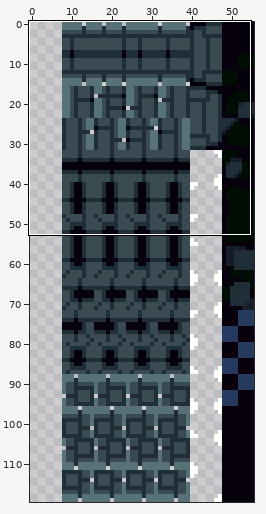
One commit to this sprite sheet: sprites/spr_nexus_foreground_tileset_1/edfb4a30-14fc-408e-8716-15761f76d7bc.png. The first picture is a wide view before the edit; the outline marks the close-up.
Close-up. Earlier state:
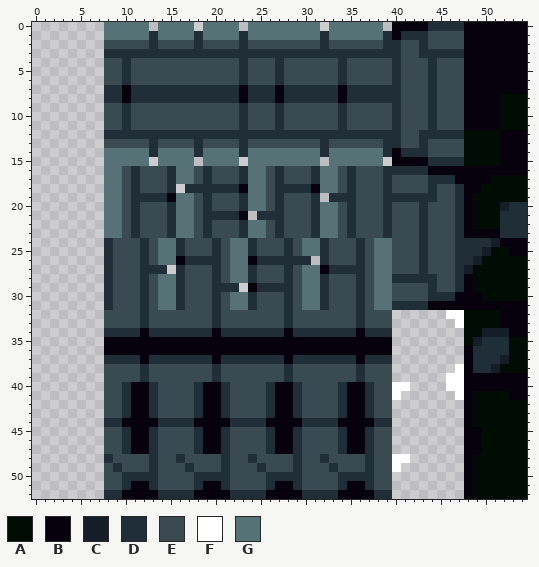
The file is 56x120 pixels. Shown: x 0..54, y 0..52. The commit also changed other parts of the picture, which this record leaves out.
Palette (. is transparent): A #010c04  B #06010c  C #151d28  D #202e37  E #394a50  F #ffffff  G #577277
Pixels before (only the part around the change), first column x 0:
 0 ........GGGGG.GGGG.GGGG.GGGGGGGG.GGGGGG.BBBBDDDDBBBBBBB
 1 ........GGGGGDGGGGDGGGGDGGGGGGGGDGGGGGGDBDDDEEEEBBBBBBB
 2 ........EEEEEDEEEEDEEEEDEEEEEEEEDEEEEEEDDEEDEEEEBBBBBBB
 3 ........DDDDDDDDDDDDDDDDDDDDDDDDDDDDDDDDDEEDDDDDBBBBBBB
 4 ........EEDEEEEEEEEEEEEDEEEDEEEEEEDEEEEEDEEEDEEEBBBBBBB
 5 ........EEDEEEEEEEEEEEEDEEEDEEEEEEDEEEEEDEEEDEEEBBBBBBB
 6 ........EEDEEEEEEEEEEEEDEEEDEEEEEEDEEEEEDEEEDEEEBBBBBBB
 7 ........DDBDDDDDDDDDDDDBDDDBDDDDDDBDDDDDDEEEDEEEBBBBBBB
 8 ........DDBDDDDDDDDDDDDBDDDBDDDDDDBDDDDDDEEEDEEEBBBBAAA
 9 ........EEDEEEEEEEEEEEEDEEEDEEEEEEDEEEEEDEEEDEEEBBBBAAA
10 ........EEDEEEEEEEEEEEEDEEEDEEEEEEDEEEEEDEEEDEEEBBBBAAA
11 ........EEDEEEEEEEEEEEEDEEEDEEEEEEDEEEEEDEEEDEEEBBBBAAA
12 ........DDDDDDDDDDDDDDDDDDDDDDDDDDDDDDDDDEEDDDDDAAAABBB
13 ........EEEEEDEEEEDEEEEDEEEEEEEEDEEEEEEDDEEDEEEEAAAABBB
14 ........GGGGGDGGGGDGGGGDGGGGGGGGDGGGGGGDBDDDEEEEAAAABBB
15 ........GGGGG.GGGG.GGGG.GGGGGGGG.GGGGGG.BBBBDDDDAAAABBB
16 ........GGEDEEEDGGEDEEEDGGEDEEEDGGEDEEEDDDDDBBBBBBBBBBB
17 ........GGEDEEEDGGEDEEEDGGEDEEEDGGEDEEEDEEEEDDDBBBBAAAA
18 ........GGEDEEED.DDDDDDBGGEDDDDBGGEDEEEDEEEEDEEDBBAAAAA
19 ........GGEDDDDBGGEDEEEDGGEDEEED.DDDEEEDDDDDDEEDBAAAAAA
20 ........GGEDEEEDGGEDEEEDGGEDEEEDGGEDEEEDEEEDEEEDBAAACDD
21 ........GGEDEEEDGGEDDDDB.DDDEEEDGGEDEEEDEEEDEEEDBAAADDD
22 ........GGEDEEEDGGEDEEEDGGEDEEEDGGEDEEEDEEEDEEEDBAAADDD
23 ........GGEDEEEDGGEDEEEDGGEDEEEDGGEDEEEDEEEDEEEDBBBBDDD
24 ........DEEEDEGGDEEEDEGGDEEEDEGGDEEEDEGGEEEDEEEDDDDCBBB
25 ........DEEEDEGGDEEEDEGGDEEEDEGGDEEEDEGGEEEDEEEDDDCAABB
26 ........DEEEDEGGBDDDDEGGBDDDDDD.DEEEDEGGEEEDEEEDDCAAAAA
27 ........DEEEDDD.DEEEDEGGDEEEDEGGBDDDDEGGEEEDEEEDCAAAAAA
28 ........DEEEDEGGDEEEDEGGDEEEDEGGDEEEDEGGDDDDDEEDBAAAAAA
29 ........DEEEDEGGDEEEDDD.BDDDDEGGDEEEDEGGEEEEDEEDBAAAAAA
30 ........DEEEDEGGDEEEDEGGDEEEDEGGDEEEDEGGEEEEDDDBBBAAAAA
31 ........DEEEDEGGDEEEDEGGDEEEDEGGDEEEDEGGDDDDBBBBBBBBBBB
32 ........EEEEDEEEEEEEDEEEEEEEDEEEEEEEDEEE......FFAAAABBB
33 ........EEEEDEEEEEEEDEEEEEEEDEEEEEEEDEEE.......FAAAABBB
34 ........DDDDBDDDDDDDBDDDDDDDBDDDDDDDBDDD........AACCCBB
35 ........BBBBBBBBBBBBBBBBBBBBBBBBBBBBBBBB........ACDDDAA
36 ........BBBBBBBBBBBBBBBBBBBBBBBBBBBBBBBB........BDDDDAA
37 ........DDDDBDDDDDDDBDDDDDDDBDDDDDDDBDDD........BDDDCAA
38 ........EEEEDEEEEEEEDEEEEEEEDEEEEEEEDEEE.......FBDDCAAA
39 ........EEEEDEEEEEEEDEEEEEEEDEEEEEEEDEEE......FFBBBBBBB
40 ........EEDBBDEEEEDBBDEEEEDBBDEEEEDBBDEEFF....FFBBBBBBB
41 ........EEDBBDEEEEDBBDEEEEDBBDEEEEDBBDEEF......FBAAAABB
42 ........EEDBBDEEEEDBBDEEEEDBBDEEEEDBBDEE........BAAAAAA
43 ........EEDBBDEEEEDBBDEEEEDBBDEEEEDBBDEE........BAAAAAA
44 ........DDBBBBDDDDBBBBDDDDBBBBDDDDBBBBDD........BAAAAAA
45 ........EEDBBDEEEEDBBDEEEEDBBDEEEEDBBDEE........BBAAAAA
46 ........EEDBBDEEEEDBBDEEEEDBBDEEEEDBBDEE........BBAAAAA
47 ........EEDBBDEEEEDBBDEEEEDBBDEEEEDBBDEE........BBAAAAA
48 ........DEEEEDEEDEEEEDEEDEEEEDEEDEEEEDEEFF......BAAAAAA
49 ........EDEEEDEEEDEEEDEEEDEEEDEEEDEEEDEEF.......BAAAAAA
50 ........EEDDDDEEEEDDDDEEEEDDDDEEEEDDDDEE........BAAAAAA
51 ........EEDBBDEEEEDBBDEEEEDBBDEEEEDBBDEE........BAAAAAA
52 ........DDBBBBDDDDBBBBDDDDBBBBDDDDBBBBDD........BAAAAAA
Now the later version:
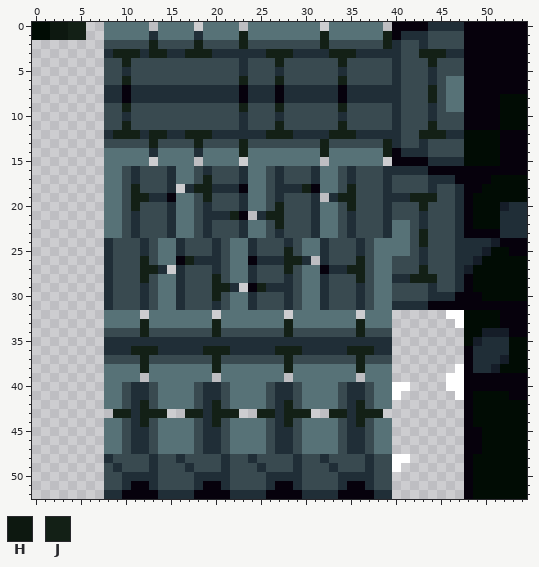
Colours new in this view: H #0d1810  J #132016
Changes in this commit:
y 0: x 0..5 ...... -> AAHHJJ
y 1: x 0..5 ...... -> AAHHJJ; x 23 D -> J; x 32 D -> J; x 39 D -> J
y 2: x 13 D -> J; x 18 D -> J; x 23 D -> J; x 32 D -> J; x 39 D -> J
y 3: x 9..11 DDD -> JJJ; x 13..14 DD -> JJ; x 17..19 DDD -> JJJ; x 26..28 DDD -> JJJ; x 33..35 DDD -> JJJ; x 43..45 DDD -> JJJ
y 4: x 10 D -> J; x 27 D -> J; x 34 D -> J; x 44 D -> J
y 6: x 10 D -> J; x 23 D -> J; x 27 D -> J; x 34 D -> J; x 46..47 EE -> GG
y 7..8: x 44 D -> J; x 46..47 EE -> GG
y 9: x 10 D -> J; x 23 D -> J; x 27 D -> J; x 34 D -> J; x 46..47 EE -> GG
y 11: x 10 D -> J; x 27 D -> J; x 34 D -> J; x 44 D -> J
y 12: x 9..11 DDD -> JJJ; x 13..14 DD -> JJ; x 17..19 DDD -> JJJ; x 26..28 DDD -> JJJ; x 33..35 DDD -> JJJ; x 43..45 DDD -> JJJ
y 13: x 13 D -> J; x 18 D -> J; x 23 D -> J; x 32 D -> J; x 39 D -> J
y 14: x 23 D -> J; x 32 D -> J; x 39 D -> J
y 17: x 19 D -> J
y 18: x 11 D -> J; x 18..19 DD -> JJ; x 30 D -> J; x 35 D -> J
y 19: x 11..12 DD -> JJ; x 19 D -> J; x 34..35 DD -> JJ; x 42..44 DDD -> JJJ
y 20: x 11 D -> J; x 27 D -> J; x 35 D -> J; x 43 D -> J
y 21: x 22 D -> J; x 26..27 DD -> JJ
y 22: x 27 D -> J; x 40..41 EE -> GG
y 23..24: x 40..41 EE -> GG; x 43 D -> J
y 25: x 28 D -> J; x 40..41 EE -> GG
y 26: x 12 D -> J; x 17 D -> J; x 28..29 DD -> JJ; x 36 D -> J
y 27: x 12..13 DD -> JJ; x 28 D -> J; x 35..36 DD -> JJ; x 43 D -> J
y 28: x 12 D -> J; x 20 D -> J; x 36 D -> J; x 42..44 DDD -> JJJ
y 29: x 20..21 DD -> JJ; x 25 D -> J
y 30: x 20 D -> J
y 32: x 8..39 EEEEDEEEEEEEDEEEEEEEDEEEEEEEDEEE -> GGGG.GGGGGGG.GGGGGGG.GGGGGGG.GGG
y 33: x 8..39 EEEEDEEEEEEEDEEEEEEEDEEEEEEEDEEE -> GGGGJGGGGGGGJGGGGGGGJGGGGGGGJGGG
y 34: x 8..39 DDDDBDDDDDDDBDDDDDDDBDDDDDDDBDDD -> EEEEJEEEEEEEJEEEEEEEJEEEEEEEJEEE
y 35: x 8..39 BBBBBBBBBBBBBBBBBBBBBBBBBBBBBBBB -> DDDDDDDDDDDDDDDDDDDDDDDDDDDDDDDD
y 36: x 8..39 BBBBBBBBBBBBBBBBBBBBBBBBBBBBBBBB -> DDDJJJDDDDDJJJDDDDDJJJDDDDDJJJDD
y 37: x 8..39 DDDDBDDDDDDDBDDDDDDDBDDDDDDDBDDD -> EEEEJEEEEEEEJEEEEEEEJEEEEEEEJEEE
y 38: x 8..39 EEEEDEEEEEEEDEEEEEEEDEEEEEEEDEEE -> GGGGJGGGGGGGJGGGGGGGJGGGGGGGJGGG
y 39: x 8..39 EEEEDEEEEEEEDEEEEEEEDEEEEEEEDEEE -> GGGG.GGGGGGG.GGGGGGG.GGGGGGG.GGG
y 40..41: x 8..39 EEDBBDEEEEDBBDEEEEDBBDEEEEDBBDEE -> GGEDDEGGGGEDDEGGGGEDDEGGGGEDDEGG
y 42: x 8..39 EEDBBDEEEEDBBDEEEEDBBDEEEEDBBDEE -> GGEDJEGGGGEDJEGGGGEDJEGGGGEDJEGG
y 43: x 8..39 EEDBBDEEEEDBBDEEEEDBBDEEEEDBBDEE -> .JJDJJJ..JJDJJJ..JJDJJJ..JJDJJJ.
y 44: x 8..39 DDBBBBDDDDBBBBDDDDBBBBDDDDBBBBDD -> GGEDJEGGGGEDJEGGGGEDJEGGGGEDJEGG
y 45..47: x 8..39 EEDBBDEEEEDBBDEEEEDBBDEEEEDBBDEE -> GGEDDEGGGGEDDEGGGGEDDEGGGGEDDEGG
Pixel boxes of the changes (left, top, right, bottom) in both close-ups:
added: (32, 22, 86, 40)
changed: (104, 31, 464, 454)
